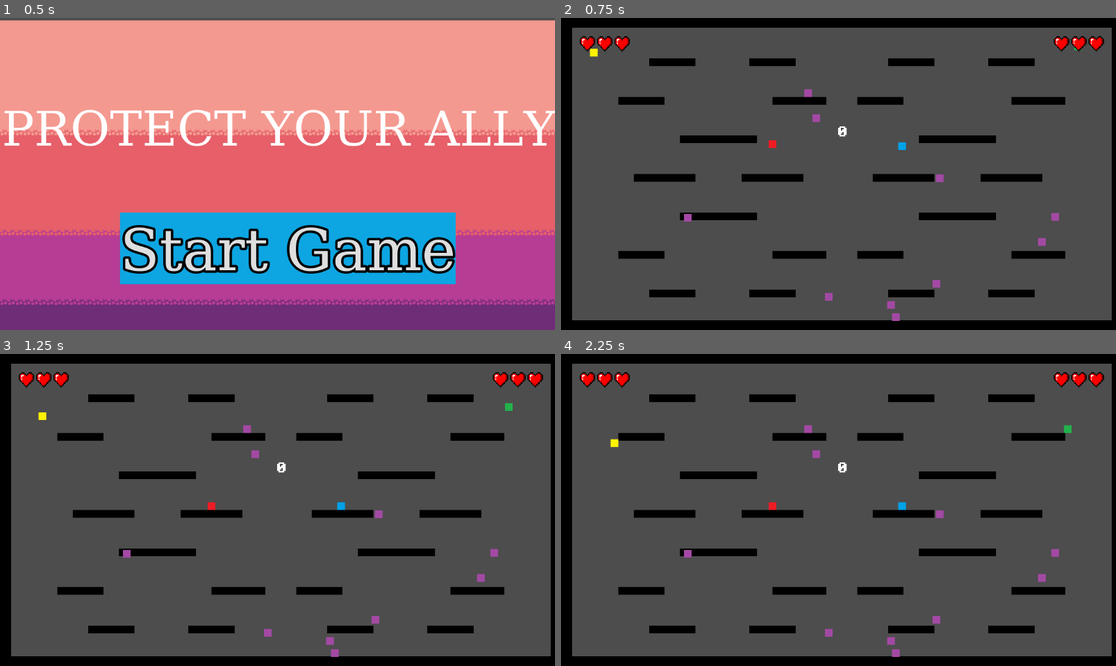
Above: before the commit, frames 1-4 (two rows, left to right).
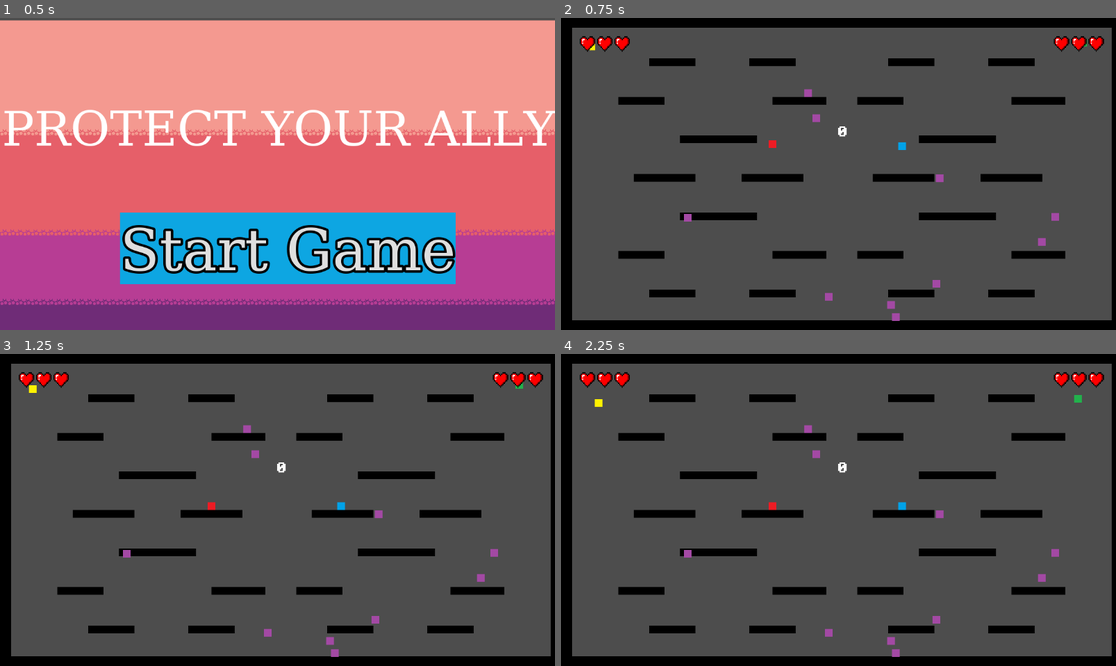
Above: after the commit, the same moments.

Repository: SSkoumal/GameDesignFinalProject
Game: Godot game, scene res://scenes/home_screen.tscn
The game is run twice, just before and just after one commit, with the same random seed, the same clock (stepped at 60 frames per second) and the same inputs.
Inputs:
- Up to frame 1 (0.5 s): no input
- Up to frame 2 (0.75 s): click "Start Game" at 0.5 s
- Up to frame 3 (1.25 s): no input
- Up to frame 4 (2.25 s): hold Down (aim_down_1) 1.28-2.03 s; tap Enter at 2 s; tap S (aim_down_2) at 2.1 s

Frame 1 is identical in both runs. In frame 2, less than 0.1% of the frame differs, in the area x 5-95%, y 6-13%; in frame 3, 0.1%; in frame 4, 0.2%, in the area x 6-94%, y 13-30%.

Commit message:
Bug fix and enemy respawn

Diff:
--- a/scenes/enemy_1.tscn
+++ b/scenes/enemy_1.tscn
@@ -8,6 +8,7 @@
 size = Vector2(16, 16)
 
 [sub_resource type="RectangleShape2D" id="RectangleShape2D_8p676"]
+size = Vector2(24, 24)
 
 [node name="enemy1" type="CharacterBody2D" groups=["enemy"]]
 script = ExtResource("1_kr0r7")
--- a/scenes/enemy_2.tscn
+++ b/scenes/enemy_2.tscn
@@ -8,6 +8,7 @@
 size = Vector2(16, 16)
 
 [sub_resource type="RectangleShape2D" id="RectangleShape2D_8p676"]
+size = Vector2(26, 24)
 
 [node name="enemy2" type="CharacterBody2D" groups=["enemy"]]
 script = ExtResource("1_0hhed")
--- a/scripts/enemy_1.gd
+++ b/scripts/enemy_1.gd
@@ -4,8 +4,8 @@
 @export var target_to_chase: CharacterBody2D
 @export var can_chase: bool = true
 
-
-const SPEED = 120.0
+#120
+const SPEED = 30.0
 var start_position: Vector2
 
 var owner_id = "player_1"   # or "Player_2" for enemy_2.gd
@@ -43,7 +43,13 @@
 	velocity = global_position.direction_to(navigation_agent.get_next_path_position()) * SPEED
 	move_and_slide()
 
+#func take_damage():
+	#health -= 1
+	#if health <= 0:
+		#queue_free()
+
 func take_damage():
 	health -= 1
 	if health <= 0:
-		queue_free()
+		print("enemy1 -> (-537, -290)")
+		global_position = Vector2(-537, -290)
--- a/scripts/enemy_2.gd
+++ b/scripts/enemy_2.gd
@@ -5,7 +5,7 @@
 @export var can_chase: bool = true
 
 
-const SPEED = 120.0
+const SPEED = 30.0
 var start_position: Vector2
 
 var owner_id = "player_2"   # or "Player_2" for enemy_2.gd
@@ -41,7 +41,13 @@
 	velocity = global_position.direction_to(navigation_agent.get_next_path_position()) * SPEED
 	move_and_slide()
 
+#func take_damage():
+	#health -= 1
+	#if health <= 0:
+		#queue_free()
+
 func take_damage():
 	health -= 1
 	if health <= 0:
-		queue_free()
+		print("enemy2 -> (447, -290)")
+		global_position = Vector2(447, -290)
--- a/scripts/killarea.gd
+++ b/scripts/killarea.gd
@@ -4,13 +4,15 @@
 @onready var timer: Timer = $Timer
 
 func _on_body_entered(body: Node2D) -> void:
-	Engine.time_scale = 0.5
-	body.get_node("CollisionShape2D").queue_free()
+	#Engine.time_scale = 0.5
+	Engine.time_scale = 1
+	print("test killarea")
+	#body.get_node("CollisionShape2D").queue_free()
 	timer.start()
 	if body.has_method("take_damage"):
 		body.take_damage(null)
 		queue_free() # optional: the killarea destroys itself on use
 
-func _on_timer_timeout() -> void:
-	Engine.time_scale = 1
-	get_tree().reload_current_scene()
+#func _on_timer_timeout() -> void:
+	#Engine.time_scale = 1
+	#get_tree().reload_current_scene()
--- a/scripts/player_1.gd
+++ b/scripts/player_1.gd
@@ -70,13 +70,13 @@
 	get_tree().current_scene.add_child(bullet)
 
 func take_damage(enemy: CharacterBody2D = null):
-	if invincible:
-		print("Player is invincible — no damage")
-		return
-
-	invincible = true
+	#if invincible:
+		#print("Player is invincible — no damage")
+		#return
+#
+	#invincible = true
 	health -= 1
-	print("Player took damage! Health:", health)
+	print("Player 2 took damage! Health:", health)
 
 
 	if heart_ui:
--- a/scripts/player_2.gd
+++ b/scripts/player_2.gd
@@ -66,13 +66,13 @@
 
 
 func take_damage(enemy: CharacterBody2D = null):
-	if invincible:
-		print("Player is invincible — no damage")
-		return
-
-	invincible = true
+	#if invincible:
+		#print("Player is invincible — no damage")
+		#return
+#
+	#invincible = true
 	health -= 1
-	print("Player took damage! Health:", health)
+	print("Player 1 took damage! Health:", health)
 
 	if heart_ui:
 		heart_ui.update_hearts(health)
@@ -107,11 +107,13 @@
 			this_enemy.can_chase = true
 		)
 
-
+	print("test player 2")
 	if health <= 0:
+		print("dying 2")
 		die()
 		return
 	else:
+		print("not dying 2")
 		await get_tree().create_timer(0.5).timeout
 		invincible = false
 		print("Player is now vulnerable again")
